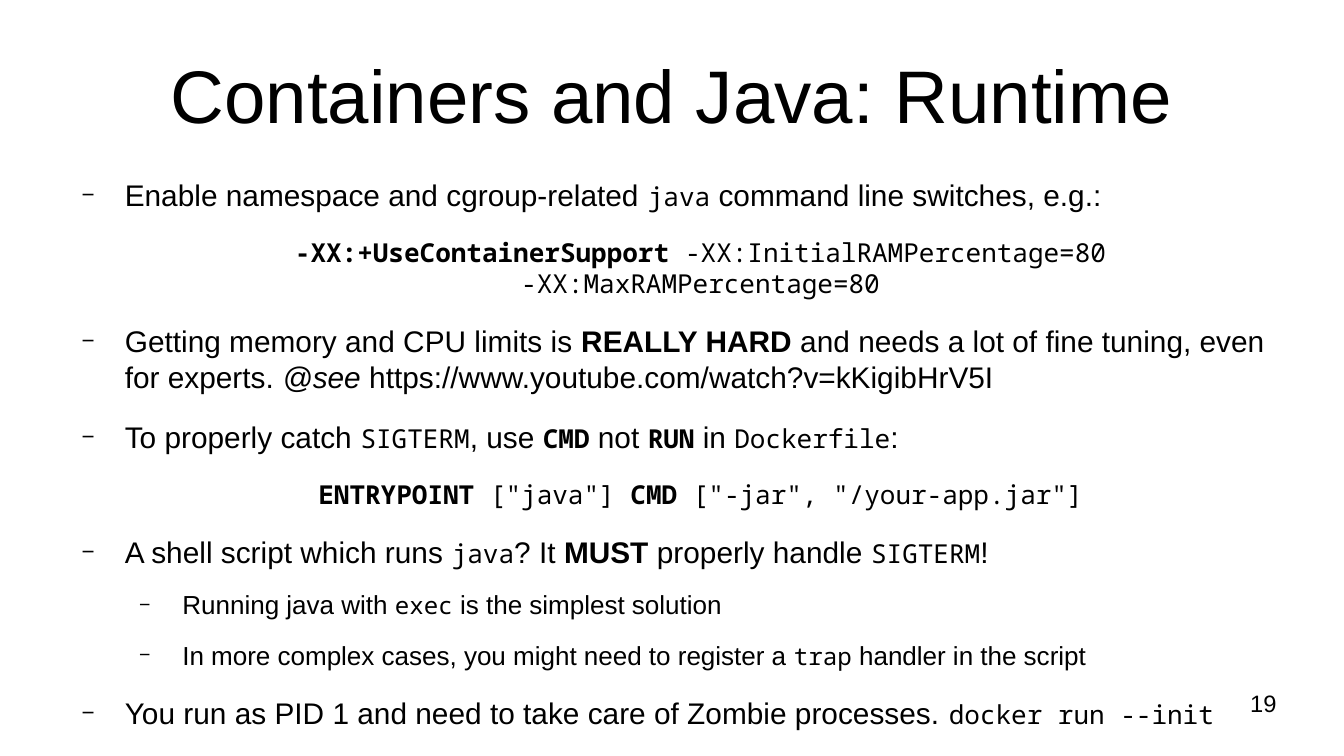
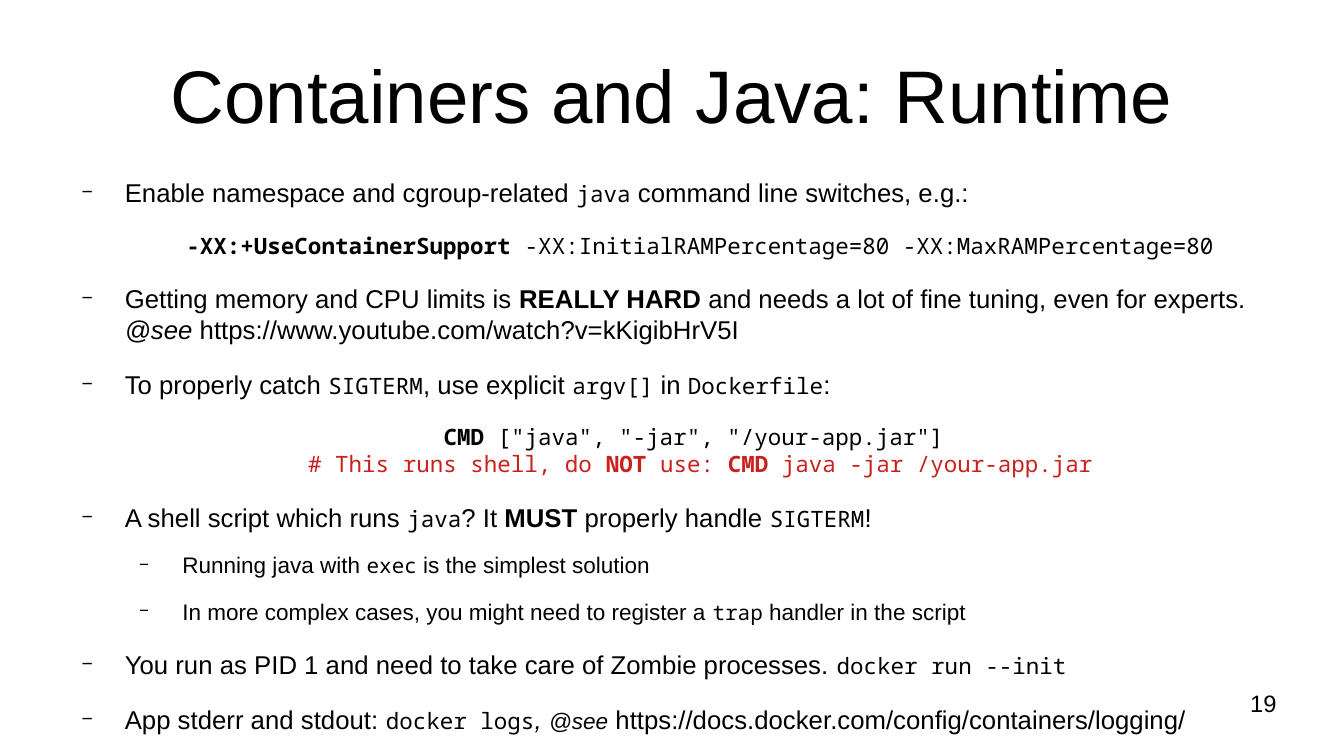
Before and after one commit to nvamelichev/hse-java-spring-2022, a slide deck: slide 19 of 7_containers/7_containers.odp. Drawn at 1344x756 pixels with LibreOffice and Linux fonts; fonts in the diff are those of the drawing. Boxes give left, top, right and bottom in pixels: in the first picture for what was removed or moved away, otherwise in the second. Text is boxed around its words. In the diff, an @@ line names an element or a change of style, - is before the commit and + after.

Commit message:
Fix docker CMD shell vs CMD argv[]

```diff
--- a/7_containers/7_containers.odp
+++ b/7_containers/7_containers.odp
@@ text at box(125, 183, 1246, 680): size 17.6 to 15.2 pt in "Enable namespace and cgroup-related command line switches, ...", "Getting memory and CPU limits is REALLY ...", "A shell script which runs java? It ...", "You run as PID 1 and need ..."; size 15.4 to 13.3 pt in "java", "-XX:+UseContainerSupport -XX:InitialRAMPercentage=80 -XX:Max ...", "java? SIGTERM!", "Running java with is the simplest solution" and 2 more places; size 14.3 to 12.3 pt in "exec", "trap" @@
@@ text at box(125, 375, 1093, 478): text changed; size 15.4 to 13.3 pt @@
-− To properly catch SIGTERM, use CMD not RUN in Dockerfile:
-ENTRYPOINT ["java"] CMD ["-jar", "/your-app.jar"]
+− To properly catch SIGTERM, use explicit argv[] in Dockerfile:
+CMD ["java", "-jar", "/your-app.jar"]
+# This runs shell, do NOT use: CMD java -jar /your-app.jar
@@ text at box(125, 710, 1185, 735): text changed; size 17.6 to 15.2 pt @@
-− App stderr and stdout: docker logs
-  @see https://docs.docker.com/config/containers/logging/
+− App stderr and stdout: docker logs, @see https://docs.docker.com/config/containers/logging/
```
Also in this commit, not shown: 1 other file.
